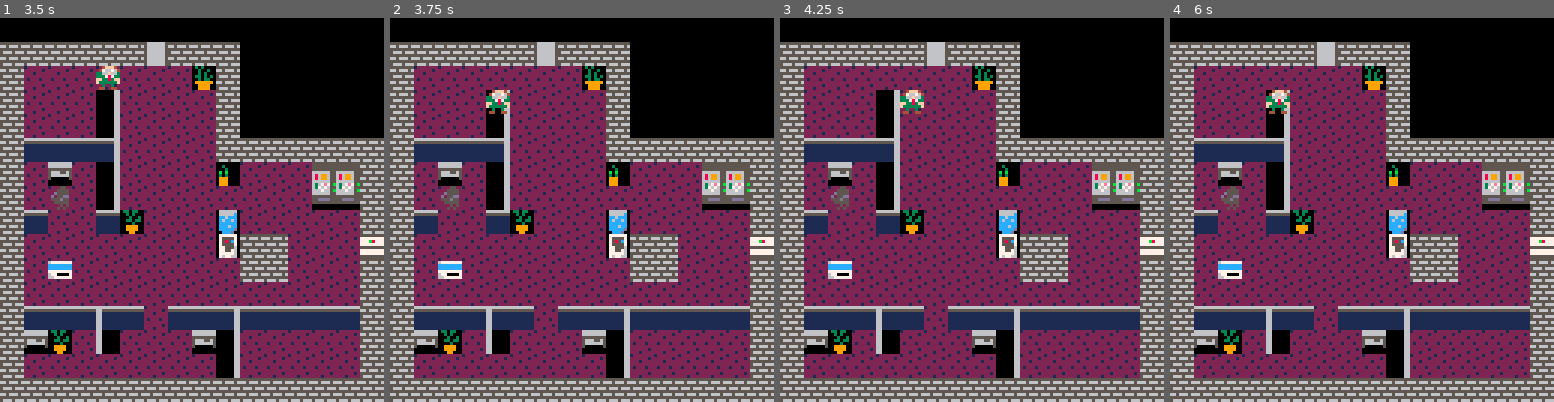
Above: before the commit, frames 1-4 (left to right).
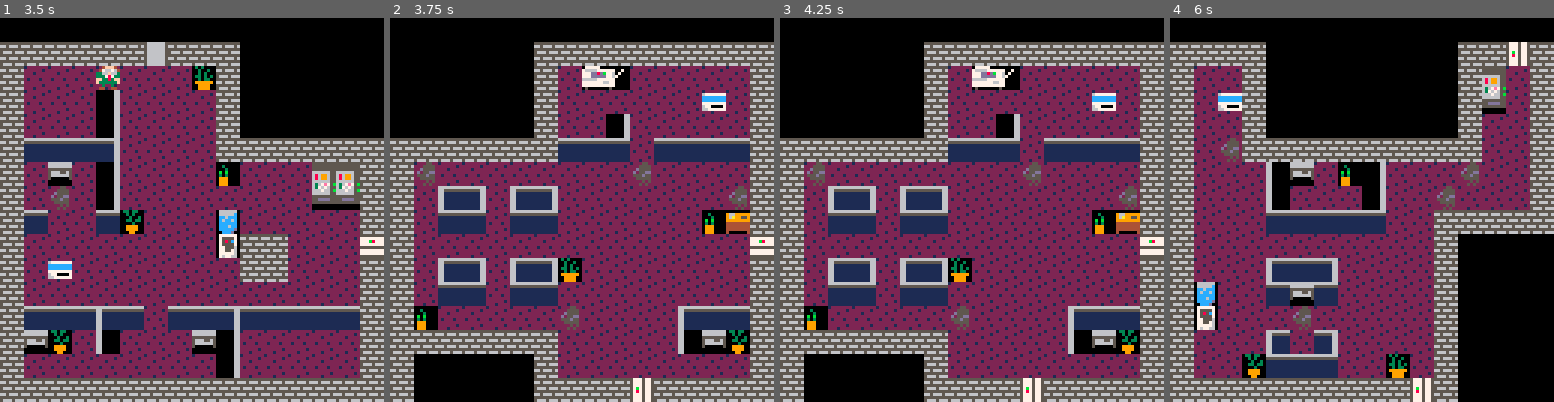
Above: after the commit, the same moments.

Repository: ojlyons/GameDesignProject
Game: PICO-8 cartridge art.p8
Same seed, same stepped clock (60 frames per second), same inputs: the game is played once before the commit and once after it.
Inputs:
- Up to frame 1 (3.5 s): hold Right 1.6-2.1 s; hold Up 2.15-2.42 s; hold Right 2.47-3.03 s; hold Left from 3.08 s (still down)
- Up to frame 2 (3.75 s): release Left at 3.58 s; hold Down from 3.63 s (still down)
- Up to frame 3 (4.25 s): release Down at 3.97 s; hold Right from 4.02 s (still down)
- Up to frame 4 (6 s): release Right at 4.68 s; hold Up 4.73-5.03 s; hold Left 5.08-5.68 s; hold Down from 5.73 s (still down)

Frame 1 is identical in both runs. In frame 2, 53% of the frame differs, in the area x 0-100%, y 6-100%; in frame 3, 53%; in frame 4, 53%, in the area x 6-100%, y 6-100%.

Commit message:
down arrow to advance level

Diff:
--- a/art.p8
+++ b/art.p8
@@ -16,6 +16,8 @@
 elevator = 22
 enemy = 6
 background = 21
+
+lvl=1
 
 --[[this function returns the
 flag value of the object at
@@ -71,7 +73,15 @@
  return 8
 end
 
+function load_level(n)
+ camera_x = ((n-1)*128) - (flr((n-1)/8)*2048)
+ camera_y = flr((n-1)/8) * 128
+end
+
 function _update()
+
+load_level(lvl)
+
  if movetime > 0 then
   movetime -= 1
  end
@@ -94,6 +104,7 @@
  if btn(3) and movetime == 0 then
   py += move(0, 8)
   movetime = timepermove
+  lvl += 1
  end
 end
 
@@ -114,6 +125,8 @@
  --spr(9,104,58) --laser
  --spr(54,104,66)--??
 
+ --camera()
+ camera(camera_x,camera_y)
 
  --spr(4,50,48)
 end
